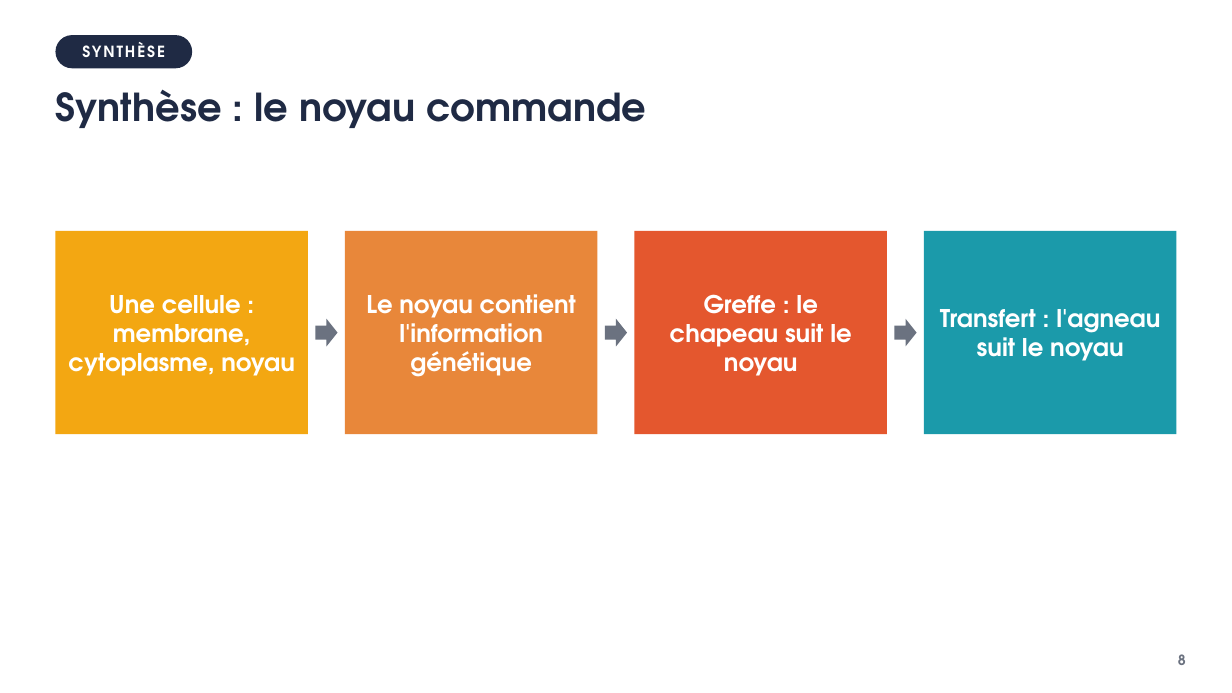
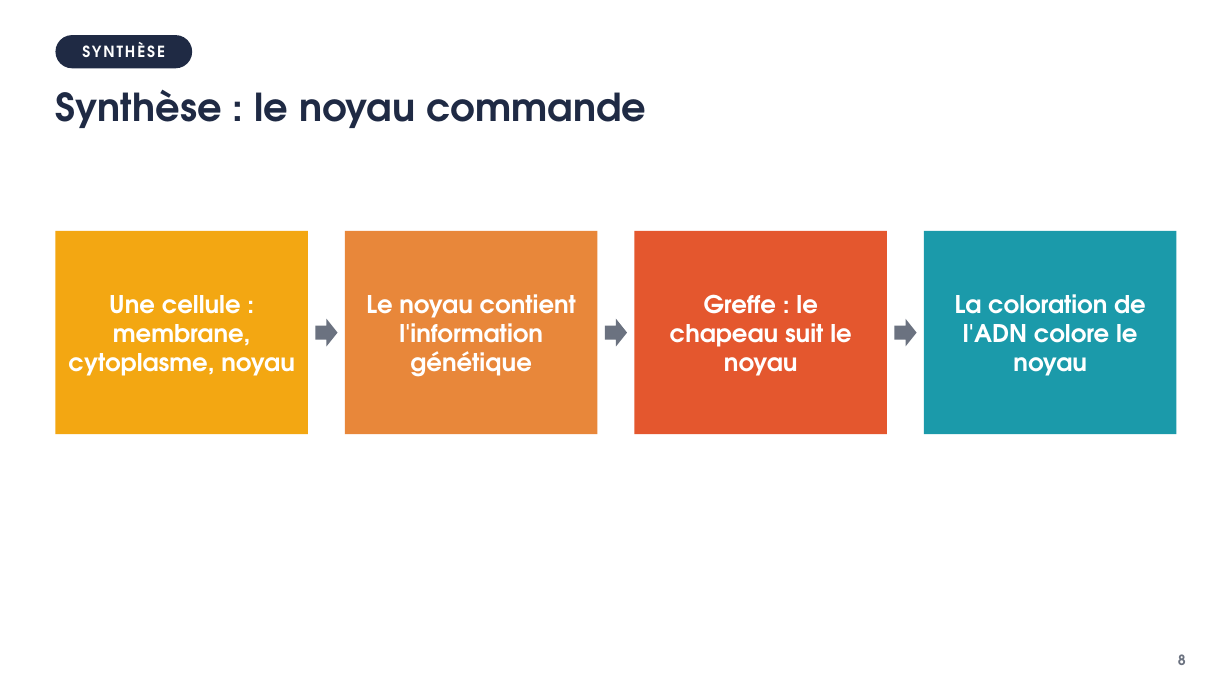
Before and after one commit to VinceIXIV/SVT-cour, a slide deck: slide 8 of cours/3e/S02-la-cellule-et-son-noyau-ou-se-trouve-l-information-genetique/3e-S02-diaporama.pptx. Drawn at 1232x693 pixels with LibreOffice and Linux fonts; fonts in the diff are those of the drawing. Boxes give left, top, right and bottom in pixels: in the first picture for what was removed or moved away, otherwise in the second. Text is boxed around its words. In the diff, an @@ line names an element or a change of style, - is before the commit and + after.

```diff
--- a/cours/3e/S02-la-cellule-et-son-noyau-ou-se-trouve-l-information-genetique/3e-S02-diaporama.pptx
+++ b/cours/3e/S02-la-cellule-et-son-noyau-ou-se-trouve-l-information-genetique/3e-S02-diaporama.pptx
@@ text in rectangle at <box>955,294,1146,376</box>: text changed @@
-Transfert : l'agneau suit le noyau
+La coloration de l'ADN colore le noyau
```
Also in this commit, not shown: 2 other slides changed, 2 slides added, 2 slides removed, 8 other files.
